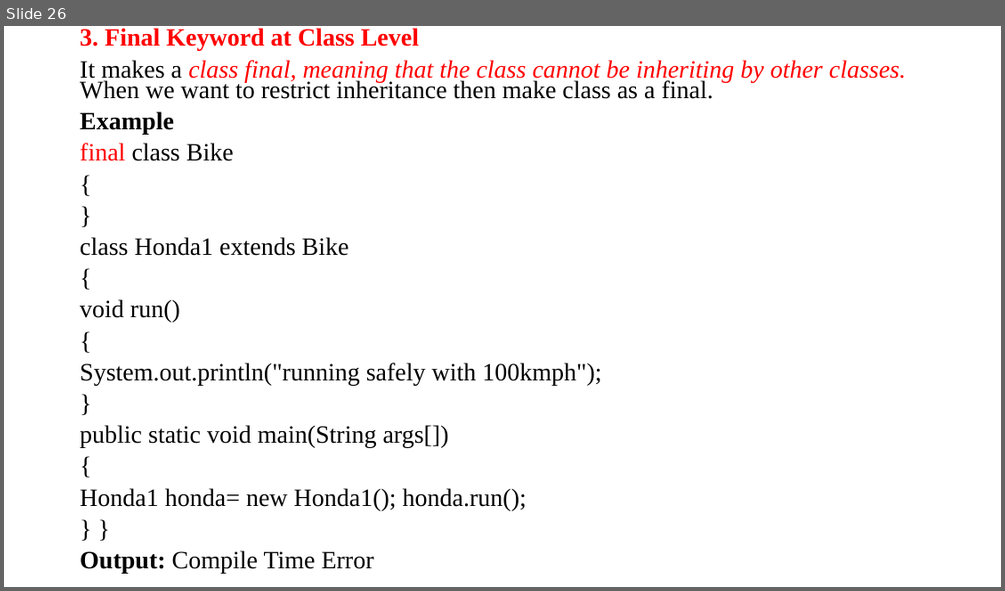
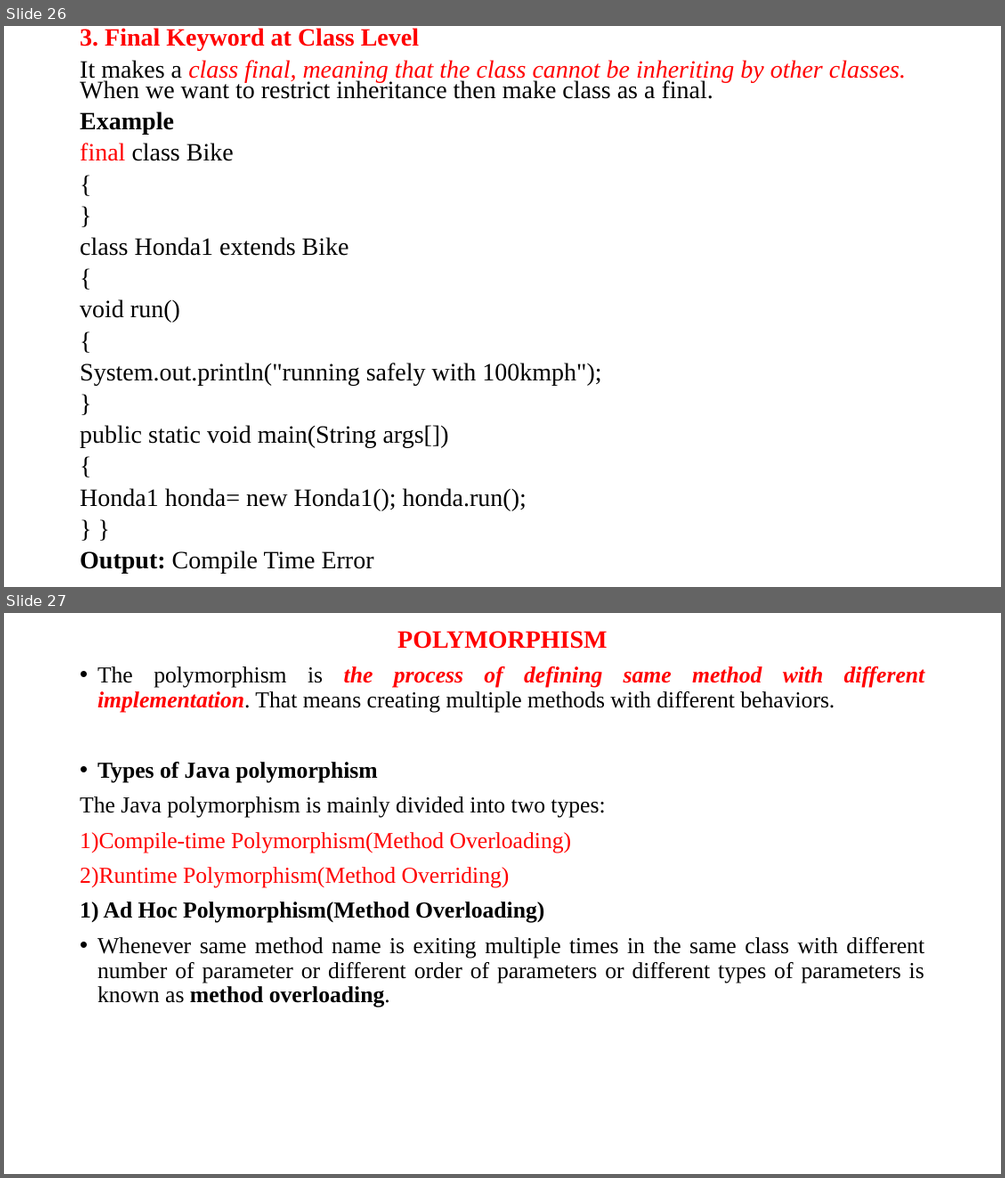
Before and after one commit to anvesh1987/Java-Programs-CSE-G, a slide deck: UNIT –II.ppt. Shown one above the other, each under a label of ours: slide 26 before the commit, slides 26 and 27 after it. The pictures are 1005x591 and 1005x1178 pixels, drawn with LibreOffice and Linux fonts; fonts in the diff are those of the drawing. Boxes give left, top, right and bottom in pixels: in the first picture for what was removed or moved away, otherwise in the second. Text is boxed around its words. In the diff, an @@ line names an element or a change of style, - is before the commit and + after.

```diff
--- a/UNIT –II.ppt
+++ b/UNIT –II.ppt
@@ slide 27 added at bbox=[4, 613, 1001, 1174], background #FFFFFF @@
@@ text added at bbox=[80, 631, 925, 1007], 22 pt, text #000000 @@
+POLYMORPHISM
+• The polymorphism is the process of defining same method with different implementation. That means creating multiple methods with different behaviors.
+• Types of Java polymorphism
+The Java polymorphism is mainly divided into two types:
+1) Compile-time Polymorphism(Method Overloading)
+2) Runtime Polymorphism(Method Overriding)
+1) Ad Hoc Polymorphism(Method Overloading)
+• Whenever same method name is exiting multiple times in the same class with different number of parameter or different order of parameters or different types of parameters is known as method overloading.
```
Also in this commit, not shown: 10 other slides added.
